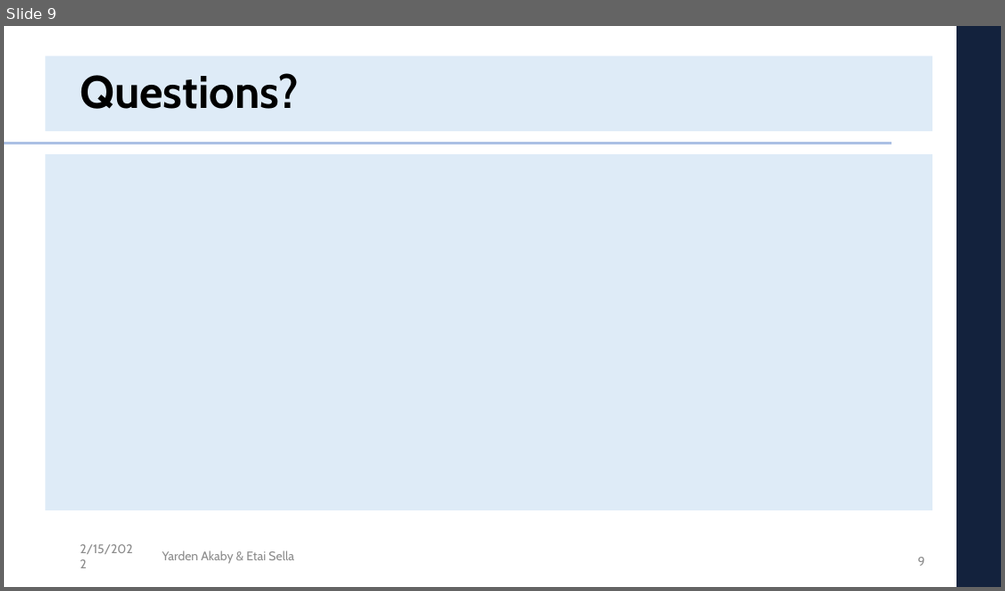
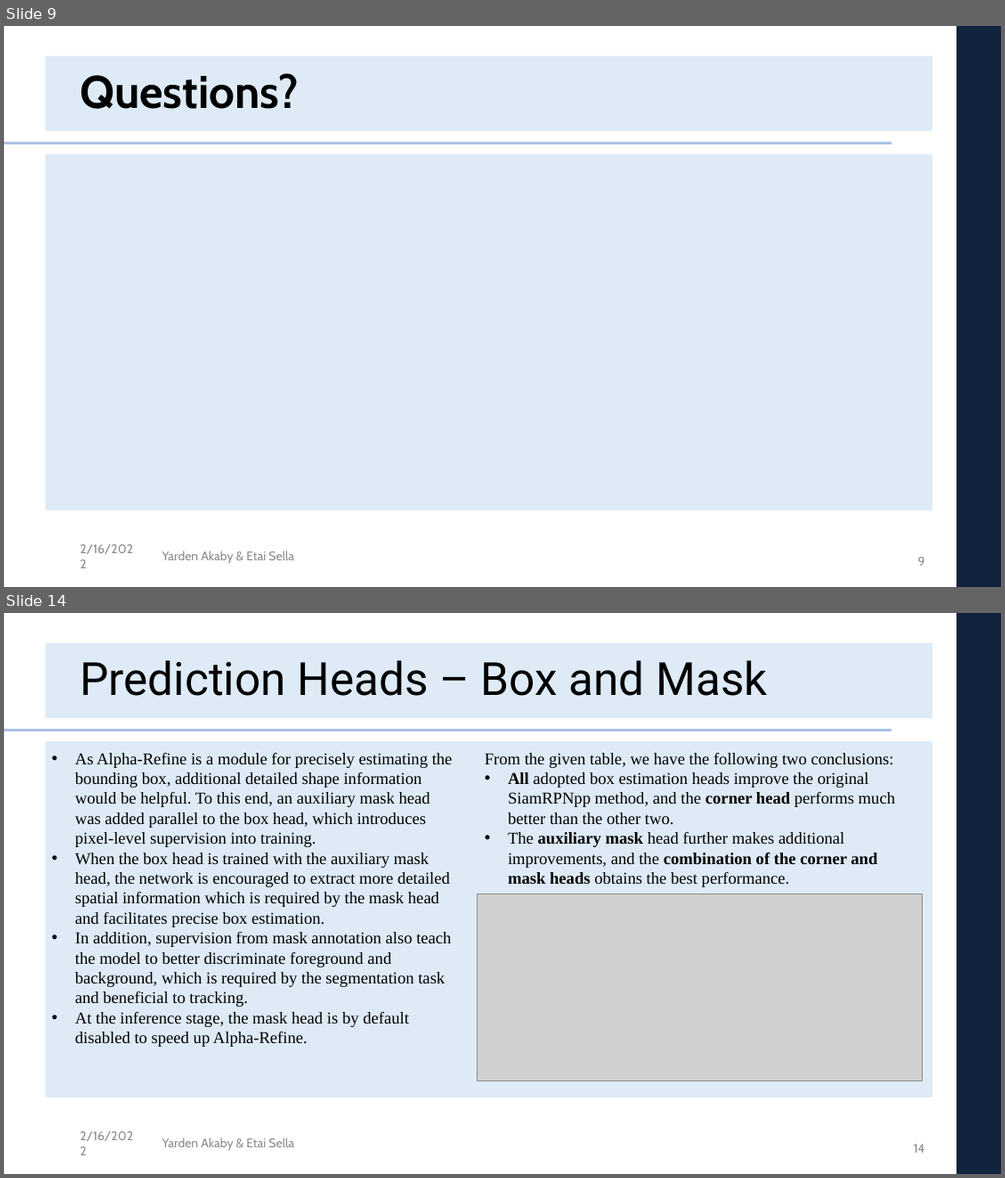
Before and after one commit to etaisella/AlphaRefine, a slide deck: Presentation/DL_project_presentation.pptx. Shown one above the other, each under a label of ours: slide 9 before the commit, slides 9 and 14 after it; the slides between them are not shown. The pictures are 1005x591 and 1005x1178 pixels, drawn with LibreOffice and Linux fonts; fonts in the diff are those of the drawing; grey boxes stand for pictures; background and template pictures are left out. Boxes give left, top, right and bottom in pixels: in the first picture for what was removed or moved away, otherwise in the second. Text is boxed around its words. In the diff, an @@ line names an element or a change of style, - is before the commit and + after.

```diff
--- a/Presentation/DL_project_presentation.pptx
+++ b/Presentation/DL_project_presentation.pptx
@@ slide 14 added at (4, 613, 1001, 1174), background #FFFFFF; not listed: 5 template elements that a slide beside it also shows @@
@@ title added at (80, 660, 768, 696), 44 pt, text #000000 @@
+Prediction Heads – Box and Mask
@@ text added at (75, 753, 453, 1046), 16 pt, text #000000 @@
+• As Alpha-Refine is a module for precisely estimating the bounding box, additional detailed shape information would be helpful. To this end, an auxiliary mask head was added parallel to the box head, which introduces pixel-level supervision into training.
+• When the box head is trained with the auxiliary mask head, the network is encouraged to extract more detailed spatial information which is required by the mask head and facilitates precise box estimation.
+• In addition, supervision from mask annotation also teach the model to better discriminate foreground and background, which is required by the segmentation task and beneficial to tracking.
+• At the inference stage, the mask head is by default disabled to speed up Alpha-Refine.
@@ text added at (485, 753, 895, 887), 16 pt, text #000000 @@
+From the given table, we have the following two conclusions:
+• All adopted box estimation heads improve the original SiamRPNpp method, and the corner head performs much better than the other two.
+• The auxiliary mask head further makes additional improvements, and the combination of the corner and mask heads obtains the best performance.
@@ picture added at (477, 894, 922, 1081) @@
@@ text added at (80, 1131, 133, 1141), 12 pt, text #8C8C8C @@
+2/16/2022
@@ text added at (162, 1137, 294, 1151), 12 pt, text #8C8C8C @@
+Yarden Akaby & Etai Sella
@@ page number added at (914, 1143, 925, 1152), 12 pt, text #8C8C8C @@
+14
@@ slide 9 changed as well @@
@@ text at (80, 544, 133, 554): text changed @@
-2/15/2022
+2/16/2022
```
Also in this commit, not shown: 7 other slides changed, 6 other slides added.
